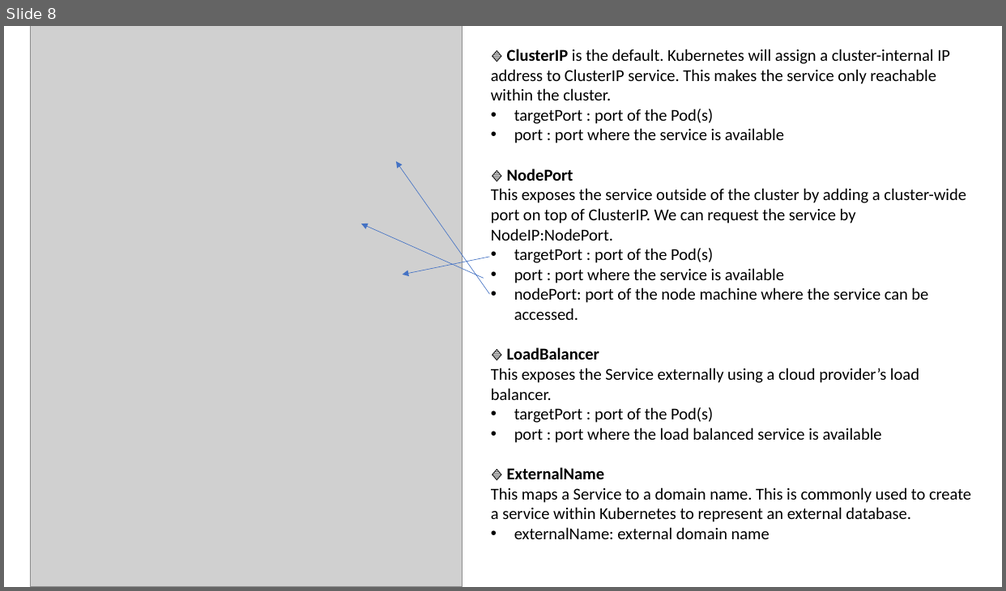
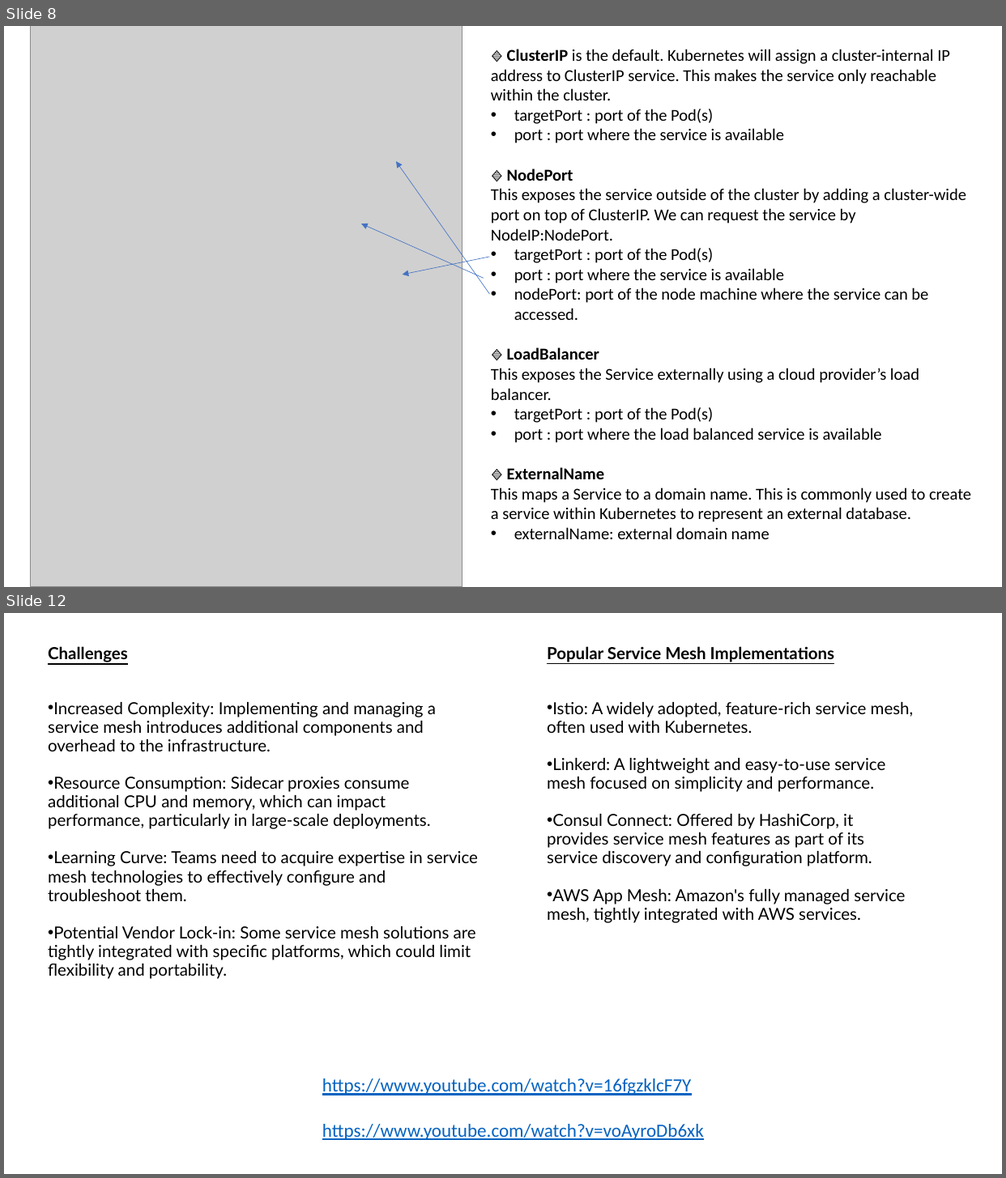
Before and after one commit to as6485/technology, a slide deck: Container Technologies.pptx. Shown one above the other, each under a label of ours: slide 8 before the commit, slides 8 and 12 after it; the slides between them are not shown. The pictures are 1006x591 and 1006x1178 pixels, drawn with LibreOffice and Linux fonts; fonts in the diff are those of the drawing; grey boxes stand for pictures. Boxes give left, top, right and bottom in pixels: in the first picture for what was removed or moved away, otherwise in the second. Text is boxed around its words. In the diff, an @@ line names an element or a change of style, - is before the commit and + after.

```diff
--- a/Container Technologies.pptx
+++ b/Container Technologies.pptx
@@ slide 12 added at (x1=4, y1=613, x2=1002, y2=1174), background #FFFFFF @@
@@ text added at (x1=48, y1=646, x2=478, y2=979), 16 pt, text #000000 @@
+Challenges
+• Increased Complexity: Implementing and managing a service mesh introduces additional components and overhead to the infrastructure.
+• Resource Consumption: Sidecar proxies consume additional CPU and memory, which can impact performance, particularly in large-scale deployments.
+• Learning Curve: Teams need to acquire expertise in service mesh technologies to effectively configure and troubleshoot them.
+• Potential Vendor Lock-in: Some service mesh solutions are tightly integrated with specific platforms, which could limit flexibility and portability.
@@ text added at (x1=547, y1=646, x2=914, y2=923), 16 pt, text #000000 @@
+Popular Service Mesh Implementations
+• Istio: A widely adopted, feature-rich service mesh, often used with Kubernetes.
+• Linkerd: A lightweight and easy-to-use service mesh focused on simplicity and performance.
+• Consul Connect: Offered by HashiCorp, it provides service mesh features as part of its service discovery and configuration platform.
+• AWS App Mesh: Amazon's fully managed service mesh, tightly integrated with AWS services.
@@ text added at (x1=322, y1=1079, x2=704, y2=1140), 18 pt, text #0563C1, underline @@
+https://www.youtube.com/watch?v=16fgzklcF7Y
+https://www.youtube.com/watch?v=voAyroDb6xk
```
Also in this commit, not shown: 1 slide changed, 5 other slides added, 1 other file.
